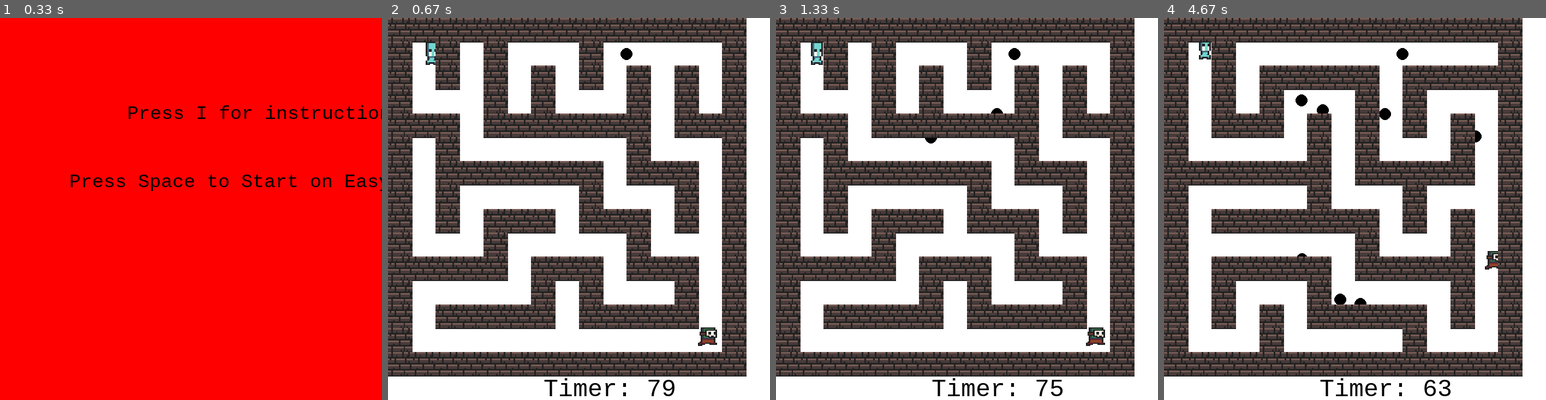
Above: before the commit, frames 1-4 (left to right).
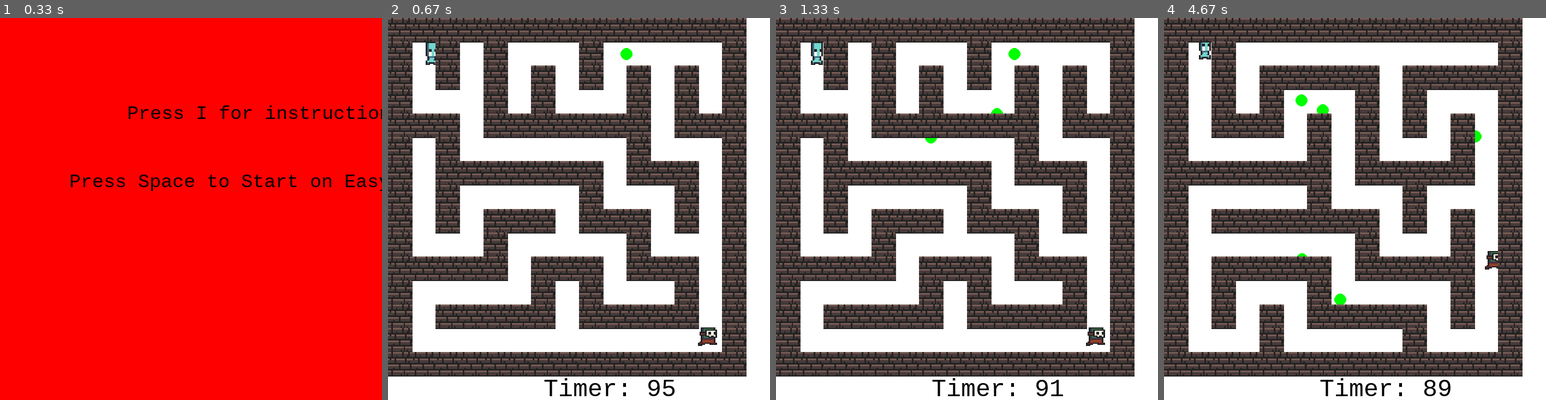
Above: after the commit, the same moments.

Repository: gorangor/112-Term-Project
Game: pygame game, started from pygamegame.py
Two runs of this game, one before a commit and one after it. Both use one fixed random seed, a clock stepped at 60 frames per second and the inputs below.
Inputs (mouse positions are in pixels of both pictures, inside the frame that each line leads up to):
- Up to frame 1 (0.33 s): no input
- Up to frame 2 (0.67 s): hold Space from 0.33 s (still down); hold Right from 0.33 s (still down); move the mouse to (563, 224) at 0.37 s
- Up to frame 3 (1.33 s): release Space at 0.8 s; release Right at 0.8 s; press the mouse at (848, 151) at 0.87 s; move the mouse to (848, 224) at 0.97 s; release the mouse at (848, 296) at 1.1 s; tap P at 1.17 s
- Up to frame 4 (4.67 s): hold R 2-2.47 s; hold Up 2-2.47 s; move the mouse to (1400, 182) at 2.03 s; hold I 2.5-2.97 s; hold Up 2.5-2.97 s; hold W 2.5-2.97 s; move the mouse to (1374, 94) at 2.53 s; tap Space at 3, 3.33 s; hold Up 3.67-4.13 s; hold W 3.67-4.13 s; move the mouse to (1213, 197) at 3.7 s; hold Right 4.17-4.63 s; hold D 4.17-4.63 s

Frame 1 is identical in both runs. In frame 2, 0.2% of the frame differs, in the area x 60-76%, y 7-99%; in frame 3, 0.3%; in frame 4, 0.6%, in the area x 34-84%, y 7-99%.

Commit message:
Version 0.96

Diff:
--- a/Classes.py
+++ b/Classes.py
@@ -95,7 +95,3 @@
         self.rect.y += self.speedY
     def draw(self):
         screen.blit(self.image, (self.rect.x, self.rect.y))
-class PowerUp(pygame.sprite.Sprite):
-    def __init__(self):
-
-        pass
--- a/pygamegame.py
+++ b/pygamegame.py
@@ -20,14 +20,13 @@
         self.count = 0
         self.cloneTimer = 0
         self.level = 16
-        self.time = self.level * 5
+        self.time = self.level * 6
         self.timeCount = 0
         self.powerUps = []
         self.winner = ""
         self.swordPower = 0
 
     def mousePressed(self, x, y):
-        print(x,y)
         pass
 
     def mouseReleased(self, x, y):
@@ -42,6 +41,7 @@
     def keyPressed(self, keyCode, modifier):
         if self.mode == "Play":
             if keyCode == pygame.K_r:
+                self.powerUps = []
                 self.mode = "Start"
             if keyCode == pygame.K_p:
                 self.sword.mode = "Thrown"
@@ -86,6 +86,7 @@
             self.player.mS = self.level
             self.maze.mS = self.level
             self.player2.mS = self.level
+            self.time = self.level * 6
             self.player.iS = round(1 / self.player.mS * 700) - 1
             self.player.rect.x = round(1 / self.player.mS * 700) - 1
             self.player.rect.y = round(1 / self.player.mS * 700) - 1
@@ -147,9 +148,6 @@
                 self.sword = Sword(self.player.rect.x, self.player.rect.y, self.player.iS)
             elif keyCode == pygame.K_SPACE:
                 self.mode = "Play"
-                print(mazeDraw(self.maze.lst))
-                print((self.player2.rect.x, self.player2.rect.y))
-                print(self.player.iS)
         elif self.mode == "Start":
             if keyCode == pygame.K_i:
                 self.mode = "Instructions"
@@ -158,6 +156,7 @@
                 self.player.mS = self.level
                 self.maze.mS = self.level
                 self.player2.mS = self.level
+                self.time = self.level * 6
                 self.player.iS = round(1 / self.player.mS * 700) -1
                 self.player.rect.x = round(1 / self.player.mS * 700) - 1
                 self.player.rect.y = round(1 / self.player.mS * 700) - 1
@@ -323,7 +322,7 @@
             time = pygame.font.SysFont("monospace", self.maze.iS).render("Timer: " + str(self.time), 1, (0, 0, 0))
             screen.blit(time, (330 - self.maze.iS, self.height - self.maze.iS))
             for powerUps in self.powerUps:
-               pygame.draw.circle(screen, (0,0,0), (powerUps[0], powerUps[1]), self.maze.iS//4)
+               pygame.draw.circle(screen, (0,255,0), (powerUps[0], powerUps[1]), self.maze.iS//4)
             if self.time == 0:
                 self.winner = "Player 2 "
                 self.mode = "Win"
